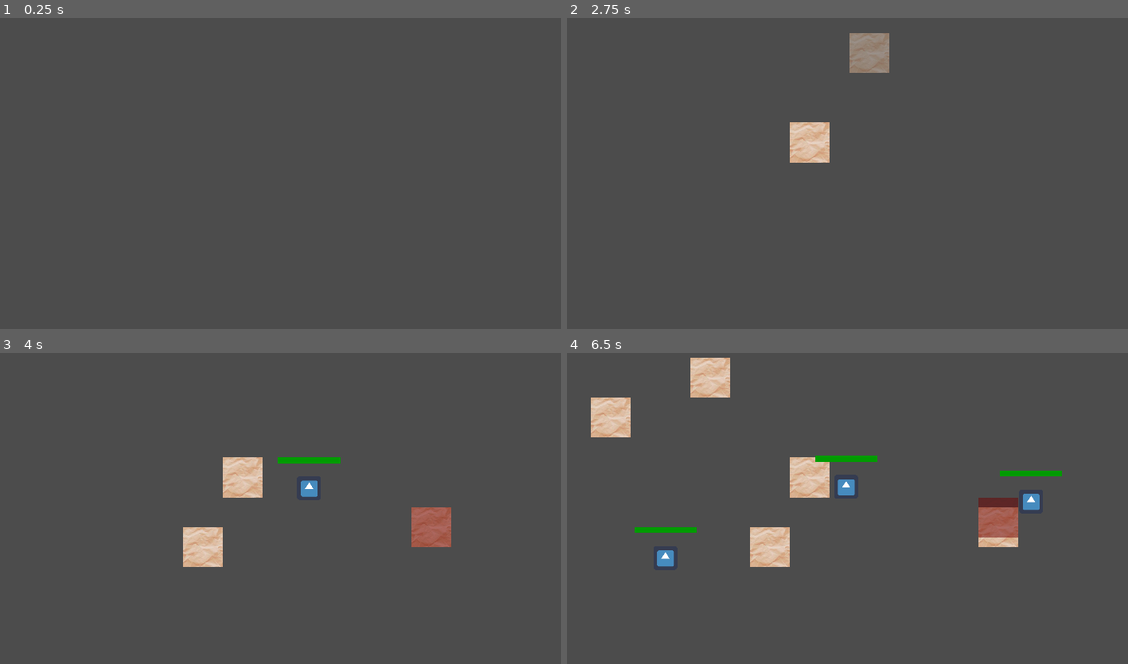
Above: before the commit, frames 1-4 (two rows, left to right).
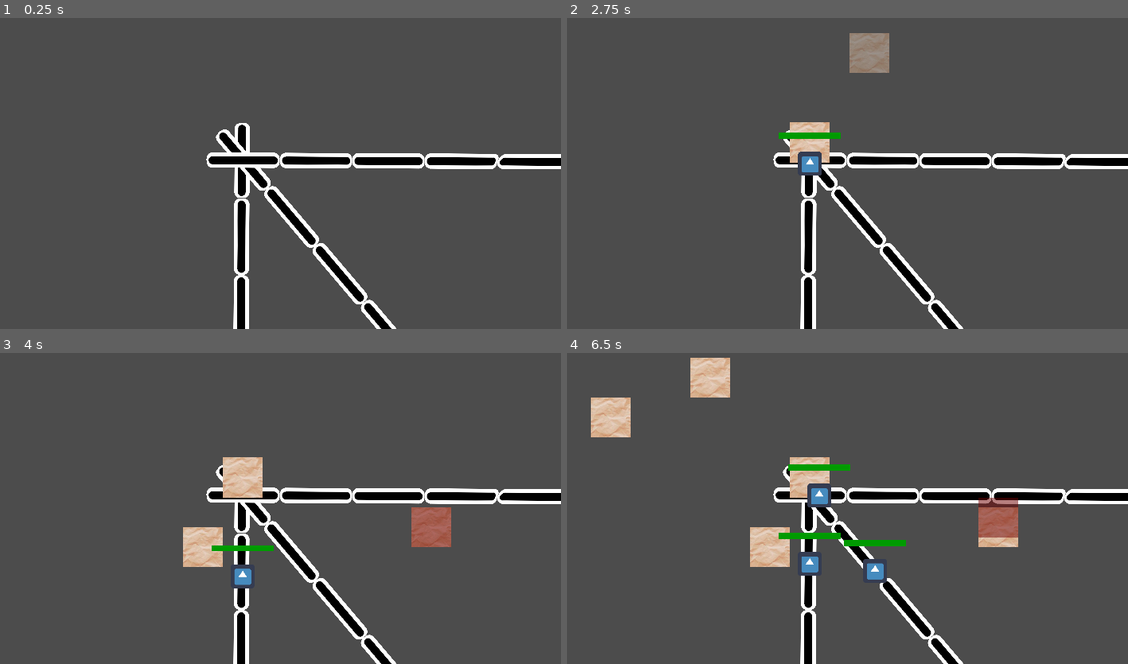
Above: after the commit, the same moments.

Repository: warriormaster12/SlimeNation
Game: Godot game, scene res://Game/Game.tscn
Same seed, same stepped clock (60 frames per second), same inputs: the game is played once before the commit and once after it. The engine's default icon, where the game draws it, is replaced by a stand-in: a white triangle on a blue panel in a dark square.
Inputs (mouse positions are in pixels of both pictures, inside the frame that each line leads up to):
- Up to frame 1 (0.25 s): no input
- Up to frame 2 (2.75 s): tap Enter at 0.5 s; move the mouse to (948, 123) at 0.52 s; press the mouse at (948, 123) at 0.53 s; release the mouse at (948, 123) at 1.25 s; tap Middle mouse button (game_camera_zoom_reset) at 1.25, 2 s; drag from (684, 161) to (780, 217) at 1.27 s; move the mouse to (875, 61) at 2.02 s; tap Down (game_build_select_next_trap) at 2.1 s; click (875, 61) at 2.17 s
- Up to frame 3 (4 s): drag from (213, 552) to (50, 421) at 2.77 s; move the mouse to (431, 533) at 3.52 s; hold 1 (game_build_select_trap_1) from 3.53 s (still down); click (431, 533) at 3.67 s
- Up to frame 4 (6.5 s): release 1 (game_build_select_trap_1) at 4.25 s; drag from (617, 421) to (768, 545) at 4.27 s; move the mouse to (841, 477) at 5.02 s; hold 3 (game_build_select_trap_3) 5.03-5.75 s; click (841, 477) at 5.17 s; drag from (712, 384) to (998, 527) at 5.77 s

The runs differ from the first frame. In frame 1, 6.6% of the frame differs, in the area x 36-100%, y 33-100%; in frame 2, 6.3%; in frame 3, 6.4%; in frame 4, 7.5%, in the area x 12-100%, y 32-100%.

Commit message:
feat: Add glow to Game.tscn, re-organize spawner

Diff:
--- /dev/null
+++ b/SlimeNation/Ai/Objects/Path.tscn
@@ -0,0 +1,23 @@
+[gd_scene load_steps=4 format=2]
+
+[ext_resource path="res://Entities/Path/Path.tres" type="Material" id=1]
+[ext_resource path="res://Entities/Path/PathTexture.png" type="Texture" id=2]
+
+[sub_resource type="Curve2D" id=1]
+resource_local_to_scene = true
+_data = {
+"points": PoolVector2Array( 0, 0, 0, 0, 12, 14, 0, 0, 0, 0, 268.361, 102.924 )
+}
+
+[node name="Path" type="Path2D"]
+curve = SubResource( 1 )
+
+[node name="Line2D" type="Line2D" parent="."]
+material = ExtResource( 1 )
+z_index = -5
+width = 120.0
+default_color = Color( 1, 1, 1, 1 )
+texture = ExtResource( 2 )
+texture_mode = 1
+begin_cap_mode = 2
+end_cap_mode = 2
--- a/SlimeNation/Ai/Objects/PathHandler.tscn
+++ /dev/null
@@ -1,9 +0,0 @@
-[gd_scene load_steps=2 format=2]
-
-[sub_resource type="Curve2D" id=1]
-_data = {
-"points": PoolVector2Array( 0, 0, 0, 0, 14, 14, 0, 0, 0, 0, 70, 97, 0, 0, 0, 0, 155.109, 36.7746, 0, 0, 0, 0, 252.598, 64.7876, 0, 0, 0, 0, 194, 337, 0, 0, 0, 0, 492.76, 247.918, 0, 0, 0, 0, 502.56, 137.446, 0, 0, 0, 0, 382, 108, 0, 0, 0, 0, 362.609, 107.854, 0, 0, 0, 0, 49.0567, 195.305 )
-}
-
-[node name="Path" type="Path2D"]
-curve = SubResource( 1 )
--- a/SlimeNation/Ai/Objects/SpawnPoint.tscn
+++ /dev/null
@@ -1,10 +0,0 @@
-[gd_scene load_steps=2 format=2]
-
-[ext_resource path="res://Ai/Scripts/SpawnPoint.gd" type="Script" id=1]
-
-[node name="SpawnPoint" type="Position2D"]
-script = ExtResource( 1 )
-
-[node name="Timer" type="Timer" parent="."]
-
-[connection signal="timeout" from="Timer" to="." method="_on_Timer_timeout"]
--- /dev/null
+++ b/SlimeNation/Ai/Objects/Spawner.tscn
@@ -0,0 +1,19 @@
+[gd_scene load_steps=4 format=2]
+
+[ext_resource path="res://Ai/Scripts/Spawner.gd" type="Script" id=1]
+[ext_resource path="res://Ai/Objects/Path.tscn" type="PackedScene" id=2]
+
+[sub_resource type="Curve2D" id=1]
+resource_local_to_scene = true
+_data = {
+"points": PoolVector2Array( 0, 0, 0, 0, 12, 14, 0, 0, 0, 0, 268.361, 102.924 )
+}
+
+[node name="Spawner" type="Node2D"]
+script = ExtResource( 1 )
+
+[node name="Timer" type="Timer" parent="."]
+
+[node name="Path" parent="." instance=ExtResource( 2 )]
+curve = SubResource( 1 )
+[connection signal="timeout" from="Timer" to="." method="_on_Timer_timeout"]
--- a/SlimeNation/Ai/Scripts/SpawnPoint.gd
+++ b/SlimeNation/Ai/Scripts/Spawner.gd
@@ -1,31 +1,18 @@
-extends Position2D
+extends Node2D
 
-export (NodePath) var path
 export var random_time_range = {"min": 0.2, "max": 1.0}
 onready var timer = $Timer
-onready var path_node = get_node(path)
+onready var path = $Path
 
-
-
-
-# Called when the node enters the scene tree for the first time.
 func _ready():
 	timer.autostart = true
 	timer.one_shot = false
 	timer.wait_time = rand_range(random_time_range.min,random_time_range.max)
 	timer.start()
 
-
-
-# Called every frame. 'delta' is the elapsed time since the previous frame.
-
-
-
 func _on_Timer_timeout():
 	_spawn_character()
 	timer.wait_time = rand_range(random_time_range.min,random_time_range.max)
-
-
 
 func _spawn_character():
 	var object_instance = EntityDb.get_entity_node("DefaultSlime").instance()
@@ -33,5 +20,5 @@
 	path_follow.set_name("path_follow")
 	path_follow.rotate = false
 	path_follow.loop = false
-	path_node.add_child(path_follow)
+	path.add_child(path_follow)
 	path_follow.add_child(object_instance)
--- a/SlimeNation/Ai/TestScene.tscn
+++ b/SlimeNation/Ai/TestScene.tscn
@@ -1,85 +1,38 @@
 [gd_scene load_steps=11 format=2]
 
-[ext_resource path="res://Ai/Objects/SpawnPoint.tscn" type="PackedScene" id=2]
-[ext_resource path="res://Ai/Objects/PathHandler.tscn" type="PackedScene" id=3]
+[ext_resource path="res://Game/WorldEnvironment.tscn" type="PackedScene" id=1]
+[ext_resource path="res://Ai/Objects/Spawner.tscn" type="PackedScene" id=2]
+[ext_resource path="res://Ai/Objects/Path.tscn" type="PackedScene" id=3]
 [ext_resource path="res://Entities/Path/PathTexture.png" type="Texture" id=4]
 [ext_resource path="res://Entities/Tower/Tower.png" type="Texture" id=5]
+[ext_resource path="res://Entities/Tower/Tower.shader" type="Shader" id=6]
+[ext_resource path="res://Entities/Path/Path.tres" type="Material" id=7]
 
 [sub_resource type="Curve2D" id=1]
 _data = {
 "points": PoolVector2Array( 0, 0, 0, 0, 13.6249, 17.3115, 0, 0, 0, 0, 17.5934, 83.9823, 0, 0, 0, 0, 108.435, 134.867, 0, 0, 0, 0, 118.899, 209.223, 0, 0, 0, 0, 13.5399, 288.772, 0, 0, 0, 0, 31.2175, 354.18, 0, 0, 0, 0, 179.71, 383.525, 0, 0, 0, 0, 325.02, 338.27 )
 }
 
-[sub_resource type="Shader" id=2]
-code = "shader_type canvas_item;
-uniform sampler2D emissionTexture;
-uniform vec4 glowColor : hint_color = vec4(1.0f);
+[sub_resource type="Curve2D" id=5]
+resource_local_to_scene = true
+_data = {
+"points": PoolVector2Array( 0, 0, 0, 0, 12, 14, 0, 0, 0, 0, 268.361, 102.924 )
+}
 
-void fragment()
-{
-	vec4 current_color = texture(TEXTURE, UV);
-	vec4 emission_color = texture(emissionTexture, UV);
-
-	if(emission_color.r > 0f || emission_color.g > 0f || emission_color.b > 0f)
-	{
-		COLOR = emission_color + glowColor
-	}
-	else
-	{
-		COLOR = current_color;
-	}
-
-}"
-
-[sub_resource type="ShaderMaterial" id=3]
-shader = SubResource( 2 )
-shader_param/glowColor = Color( 0, 0.882353, 1, 1 )
-shader_param/emissionTexture = ExtResource( 4 )
-
-[sub_resource type="Environment" id=4]
-background_mode = 4
-glow_enabled = true
-glow_strength = 0.47
-glow_blend_mode = 0
-
-[sub_resource type="Shader" id=5]
-code = "shader_type canvas_item;
-uniform sampler2D emissionTexture;
-uniform vec4 glowColor : hint_color = vec4(1.0f);
-
-void fragment()
-{
-	vec4 current_color = texture(TEXTURE, UV);
-	vec4 emission_color = texture(emissionTexture, UV);
-
-	if(emission_color.r > 0f || emission_color.g > 0f || emission_color.b > 0f)
-	{
-		COLOR = emission_color + glowColor
-	}
-	else
-	{
-		COLOR = current_color;
-	}
-
-}"
-
-[sub_resource type="ShaderMaterial" id=6]
-shader = SubResource( 5 )
+[sub_resource type="ShaderMaterial" id=4]
+shader = ExtResource( 6 )
 shader_param/glowColor = Color( 0, 0.529412, 1, 1 )
 shader_param/emissionTexture = ExtResource( 5 )
 
 [node name="TestScene" type="Node2D"]
 
-[node name="Path1" parent="." instance=ExtResource( 3 )]
-position = Vector2( -13.2433, -15.3622 )
-
-[node name="Path2" parent="." instance=ExtResource( 3 )]
+[node name="Path2" type="Path2D" parent="."]
 position = Vector2( -13.0694, -15.3622 )
 scale = Vector2( 0.987158, 1 )
 curve = SubResource( 1 )
 
 [node name="Line2D" type="Line2D" parent="Path2"]
-material = SubResource( 3 )
+material = ExtResource( 7 )
 position = Vector2( 0, 0.749146 )
 points = PoolVector2Array( 13.9934, 21.7333, 17.7879, 83.913, 107.833, 134.274, 118.829, 209.076, 13.8911, 288.125, 31.4948, 353.149, 179.931, 383.347, 324.955, 338.297 )
 width = 120.0
@@ -89,9 +42,12 @@
 begin_cap_mode = 2
 end_cap_mode = 2
 
+[node name="Path" parent="." instance=ExtResource( 3 )]
+position = Vector2( 50, 100 )
+curve = SubResource( 5 )
+
 [node name="SpawnPoint" parent="." instance=ExtResource( 2 )]
 position = Vector2( 0.529714, -0.794613 )
-path = NodePath("../Path1")
 random_time_range = {
 "max": 5.0,
 "min": 3.0
@@ -99,17 +55,17 @@
 
 [node name="SpawnPoint2" parent="." instance=ExtResource( 2 )]
 position = Vector2( 0.529714, -0.529713 )
-path = NodePath("../Path2")
 random_time_range = {
 "max": 3.0,
 "min": 0.8
 }
 
-[node name="WorldEnvironment" type="WorldEnvironment" parent="."]
-environment = SubResource( 4 )
+[node name="WorldEnvironment" parent="." instance=ExtResource( 1 )]
 
 [node name="Tower" type="Sprite" parent="."]
-material = SubResource( 6 )
+material = SubResource( 4 )
 position = Vector2( 430.629, 366.329 )
 scale = Vector2( 0.3, 0.3 )
 texture = ExtResource( 5 )
+
+[editable path="Path"]
--- /dev/null
+++ b/SlimeNation/Entities/Path/Path.shader
@@ -0,0 +1,19 @@
+shader_type canvas_item;
+uniform sampler2D emissionTexture;
+uniform vec4 glowColor : hint_color = vec4(1.0f);
+
+void fragment()
+{
+	vec4 current_color = texture(TEXTURE, UV);
+	vec4 emission_color = texture(emissionTexture, UV);
+
+	if(emission_color.r > 0f || emission_color.g > 0f || emission_color.b > 0f)
+	{
+		COLOR = emission_color + glowColor
+	}
+	else
+	{
+		COLOR = current_color;
+	}
+
+}
--- /dev/null
+++ b/SlimeNation/Entities/Path/Path.tres
@@ -0,0 +1,9 @@
+[gd_resource type="ShaderMaterial" load_steps=3 format=2]
+
+[ext_resource path="res://Entities/Path/PathTexture.png" type="Texture" id=1]
+[ext_resource path="res://Entities/Path/Path.shader" type="Shader" id=2]
+
+[resource]
+shader = ExtResource( 2 )
+shader_param/glowColor = Color( 0, 0.882353, 1, 1 )
+shader_param/emissionTexture = ExtResource( 1 )
--- /dev/null
+++ b/SlimeNation/Entities/Tower/Tower.shader
@@ -0,0 +1,19 @@
+shader_type canvas_item;
+uniform sampler2D emissionTexture;
+uniform vec4 glowColor : hint_color = vec4(1.0f);
+
+void fragment()
+{
+	vec4 current_color = texture(TEXTURE, UV);
+	vec4 emission_color = texture(emissionTexture, UV);
+
+	if(emission_color.r > 0f || emission_color.g > 0f || emission_color.b > 0f)
+	{
+		COLOR = emission_color + glowColor
+	}
+	else
+	{
+		COLOR = current_color;
+	}
+
+}
--- /dev/null
+++ b/SlimeNation/Entities/Tower/Tower.tres
@@ -0,0 +1,9 @@
+[gd_resource type="ShaderMaterial" load_steps=3 format=2]
+
+[ext_resource path="res://Entities/Tower/Tower.shader" type="Shader" id=1]
+[ext_resource path="res://Entities/Tower/Tower.png" type="Texture" id=2]
+
+[resource]
+shader = ExtResource( 1 )
+shader_param/glowColor = Color( 0, 0.529412, 1, 1 )
+shader_param/emissionTexture = ExtResource( 2 )
--- a/SlimeNation/Entities/Tower/Tower.tscn
+++ b/SlimeNation/Entities/Tower/Tower.tscn
@@ -1,7 +1,8 @@
-[gd_scene load_steps=5 format=2]
+[gd_scene load_steps=6 format=2]
 
 [ext_resource path="res://Entities/Tower/Tower.png" type="Texture" id=1]
 [ext_resource path="res://Entities/Tower/Tower.gd" type="Script" id=2]
+[ext_resource path="res://Entities/Tower/Tower.tres" type="Material" id=3]
 
 [sub_resource type="RectangleShape2D" id=1]
 extents = Vector2( 31, 31 )
@@ -14,6 +15,7 @@
 script = ExtResource( 2 )
 
 [node name="Texture" type="Sprite" parent="."]
+material = ExtResource( 3 )
 scale = Vector2( 0.12, 0.12 )
 texture = ExtResource( 1 )
 
@@ -23,11 +25,13 @@
 collision_mask = 2
 
 [node name="Shape" type="CollisionShape2D" parent="Collider"]
+visible = false
 shape = SubResource( 1 )
 
 [node name="Range" type="Area2D" parent="."]
 
 [node name="Shape" type="CollisionShape2D" parent="Range"]
+visible = false
 shape = SubResource( 2 )
 [connection signal="area_entered" from="Range" to="." method="_on_Range_area_entered"]
 [connection signal="area_exited" from="Range" to="." method="_on_Range_area_exited"]
--- a/SlimeNation/Game/Game.tscn
+++ b/SlimeNation/Game/Game.tscn
@@ -1,22 +1,22 @@
 [gd_scene load_steps=7 format=2]
 
 [ext_resource path="res://PhaseBuild/Root/Root.tscn" type="PackedScene" id=1]
-[ext_resource path="res://Ai/Objects/PathHandler.tscn" type="PackedScene" id=2]
-[ext_resource path="res://Ai/Objects/SpawnPoint.tscn" type="PackedScene" id=4]
+[ext_resource path="res://Game/WorldEnvironment.tscn" type="PackedScene" id=2]
+[ext_resource path="res://Ai/Objects/Spawner.tscn" type="PackedScene" id=4]
 
 [sub_resource type="Curve2D" id=1]
 _data = {
-"points": PoolVector2Array( 0, 0, 0, 0, 5.1833, 12.8365, 0, 0, 0, 0, 200.408, 20.9815, 0, 0, 0, 0, 462.9, 50.5285, 0, 0, 0, 0, 710.964, 437.778, 0, 0, 0, 0, 410.144, 758.802 )
+"points": PoolVector2Array( 0, 0, 0, 0, 0.388977, 29.3766, 0, 0, 0, 0, -3.11853, 986.388, 0, 0, 0, 0, 515.296, 1435.88, 0, 0, 0, 0, 1195.53, 1435.88 )
 }
 
 [sub_resource type="Curve2D" id=2]
 _data = {
-"points": PoolVector2Array( 0, 0, 0, 0, -13.0856, 14.0964, 0, 0, 0, 0, -222.924, 118.999, 0, 0, 0, 0, -389.049, 304.205, 0, 0, 0, 0, -396.936, 402.164, 0, 0, 0, 0, -392.416, 477.064, 0, 0, 0, 0, -290.272, 598.29, 0, 0, 0, 0, -145.475, 672.372, 0, 0, 0, 0, 90.2423, 786.864 )
+"points": PoolVector2Array( 0, 0, 0, 0, 0.388977, 29.3766, 0, 0, 0, 0, 476.34, 578.848, 0, 0, 0, 0, 904.856, 1085.28, 0, 0, 0, 0, 1195.53, 1435.88 )
 }
 
 [sub_resource type="Curve2D" id=3]
 _data = {
-"points": PoolVector2Array( 0, 0, 0, 0, 0.415649, 16.0366, 0, 0, 0, 0, 260.827, 783.801 )
+"points": PoolVector2Array( 0, 0, 0, 0, 0.388977, 29.3766, 0, 0, 0, 0, 802.56, 31.1743, 0, 0, 0, 0, 1192.05, 392.835, 0, 0, 0, 0, 1195.53, 1435.88 )
 }
 
 [node name="Game" type="Node2D"]
@@ -26,33 +26,53 @@
 [node name="MapRoot" type="Node" parent="."]
 
 [node name="SpawnPoint" parent="MapRoot" instance=ExtResource( 4 )]
-path = NodePath("../Path")
 random_time_range = {
 "max": 3.0,
 "min": 1.0
 }
 
+[node name="Path" parent="MapRoot/SpawnPoint" index="1"]
+curve = SubResource( 1 )
+
+[node name="Line2D" parent="MapRoot/SpawnPoint/Path" index="0"]
+points = PoolVector2Array( -0.356689, 27.9564, -6.0199, 986.933, 514.999, 1436.22, 1190.81, 1434.33 )
+
 [node name="SpawnPoint2" parent="MapRoot" instance=ExtResource( 4 )]
-path = NodePath("../Path2")
 random_time_range = {
 "max": 5.0,
 "min": 3.0
 }
 
+[node name="Path" parent="MapRoot/SpawnPoint2" index="1"]
+curve = SubResource( 2 )
+
+[node name="Line2D" parent="MapRoot/SpawnPoint2/Path" index="0"]
+points = PoolVector2Array( 1.53107, 27.9564, 1194.59, 1432.44 )
+
 [node name="SpawnPoint3" parent="MapRoot" instance=ExtResource( 4 )]
-path = NodePath("../Path3")
 random_time_range = {
 "max": 10.0,
 "min": 5.0
 }
 
-[node name="Path" parent="MapRoot" instance=ExtResource( 2 )]
-curve = SubResource( 1 )
-
-[node name="Path2" parent="MapRoot" instance=ExtResource( 2 )]
-curve = SubResource( 2 )
-
-[node name="Path3" parent="MapRoot" instance=ExtResource( 2 )]
+[node name="Path" parent="MapRoot/SpawnPoint3" index="1"]
 curve = SubResource( 3 )
 
+[node name="Line2D" parent="MapRoot/SpawnPoint3/Path" index="0"]
+points = PoolVector2Array( 1.53107, 27.9564, 801.937, 31.7319, 1188.93, 392.292, 1190.81, 1432.44 )
+
+[node name="WorldEnvironment" parent="." instance=ExtResource( 2 )]
+
 [editable path="BuildRoot"]
+
+[editable path="MapRoot/SpawnPoint"]
+
+[editable path="MapRoot/SpawnPoint/Path"]
+
+[editable path="MapRoot/SpawnPoint2"]
+
+[editable path="MapRoot/SpawnPoint2/Path"]
+
+[editable path="MapRoot/SpawnPoint3"]
+
+[editable path="MapRoot/SpawnPoint3/Path"]
--- /dev/null
+++ b/SlimeNation/Game/WorldEnvironment.tscn
@@ -0,0 +1,10 @@
+[gd_scene load_steps=2 format=2]
+
+[sub_resource type="Environment" id=4]
+background_mode = 4
+glow_enabled = true
+glow_strength = 0.47
+glow_blend_mode = 0
+
+[node name="WorldEnvironment" type="WorldEnvironment"]
+environment = SubResource( 4 )
